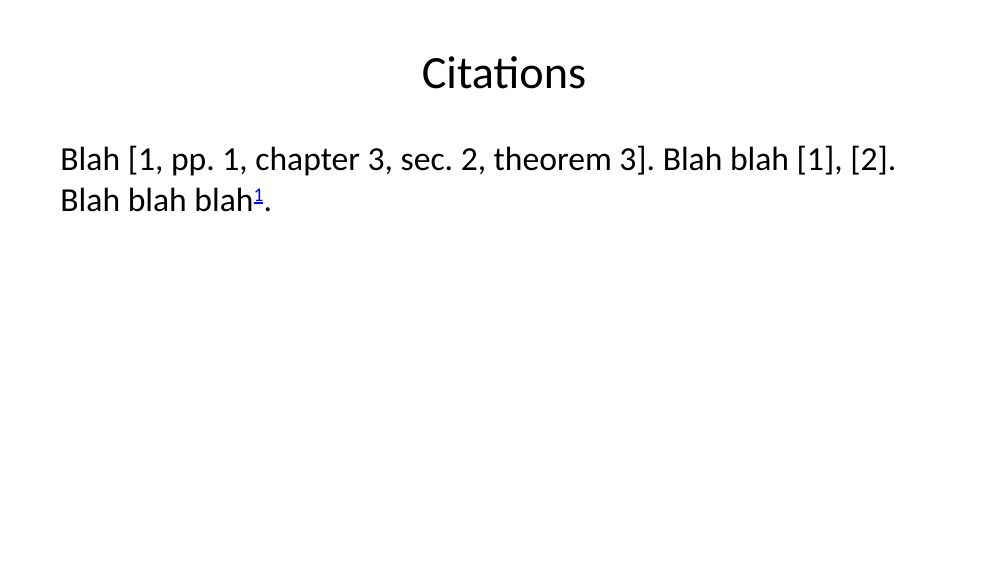
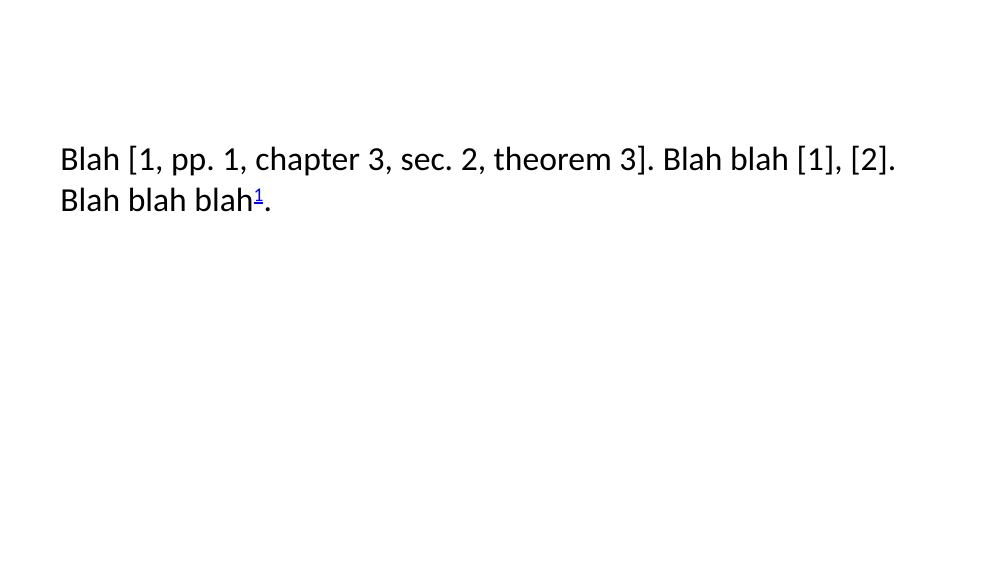
Before and after one commit to sun123zxy/sunquartex, a slide deck: slide 9 of examples/enpre.pptx (slide 6 before the commit). Drawn at 1008x567 pixels with LibreOffice and Linux fonts; fonts in the diff are those of the drawing. Boxes give left, top, right and bottom in pixels: in the first picture for what was removed or moved away, otherwise in the second. Text is boxed around its words. In the diff, an @@ line names an element or a change of style, - is before the commit and + after.

```diff
--- a/examples/enpre.pptx
+++ b/examples/enpre.pptx
@@ title removed at <box>422,56,586,89</box> @@
-Citations
```
Also in this commit, not shown: 7 other slides changed, 8 slides added, 39 other files.
